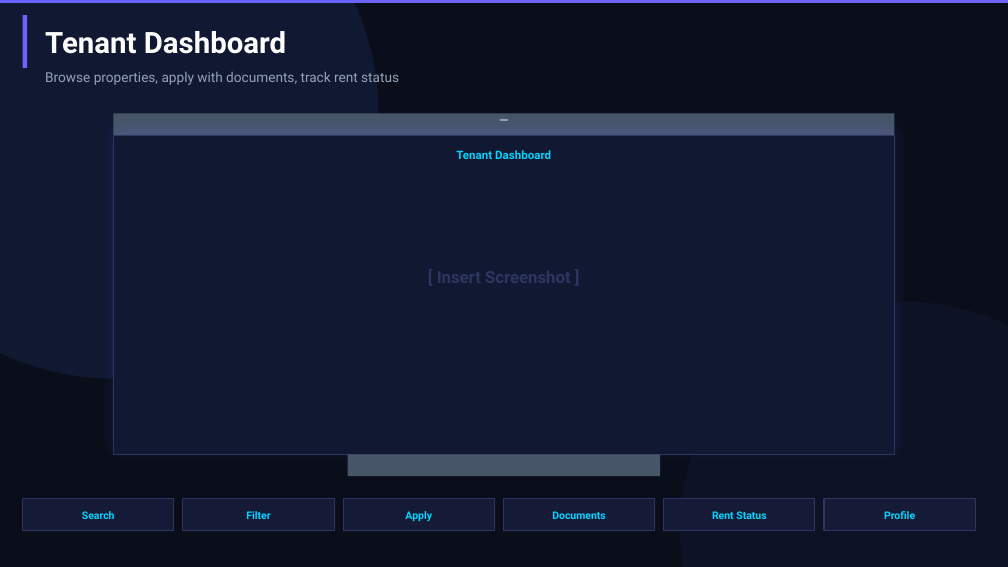
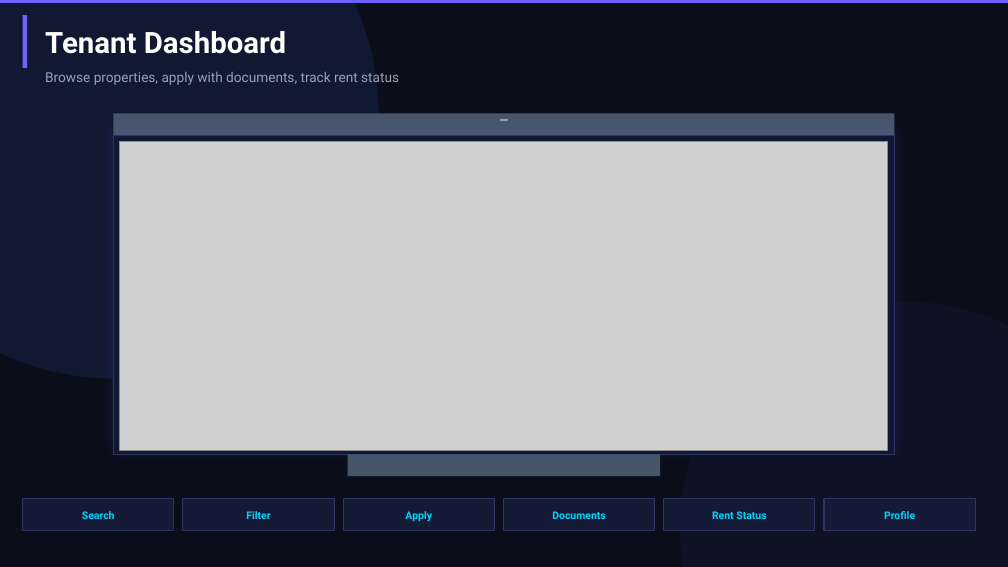
Before and after one commit to mohammadmojahid7894-design/RentEase, a slide deck: slide 14 of tmp_pptx/NEW_PPT.pptx. Drawn at 1008x567 pixels with LibreOffice and Linux fonts; fonts in the diff are those of the drawing; grey boxes stand for pictures. Boxes give left, top, right and bottom in pixels: in the first picture for what was removed or moved away, otherwise in the second. Text is boxed around its words. In the diff, an @@ line names an element or a change of style, - is before the commit and + after.

```diff
--- a/tmp_pptx/NEW_PPT.pptx
+++ b/tmp_pptx/NEW_PPT.pptx
@@ picture added at (119,141,888,451) @@
@@ text removed at (456,150,551,159) @@
-Tenant Dashboard
```
Also in this commit, not shown: 4 other slides changed, 1 slide added, 1 slide removed, 26 other files.
